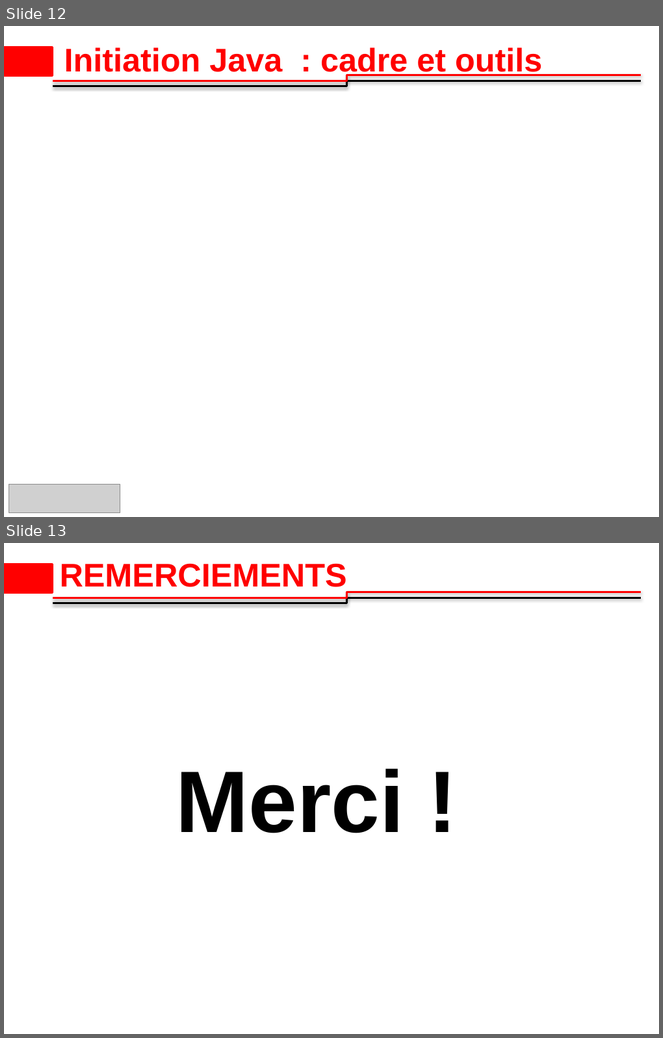
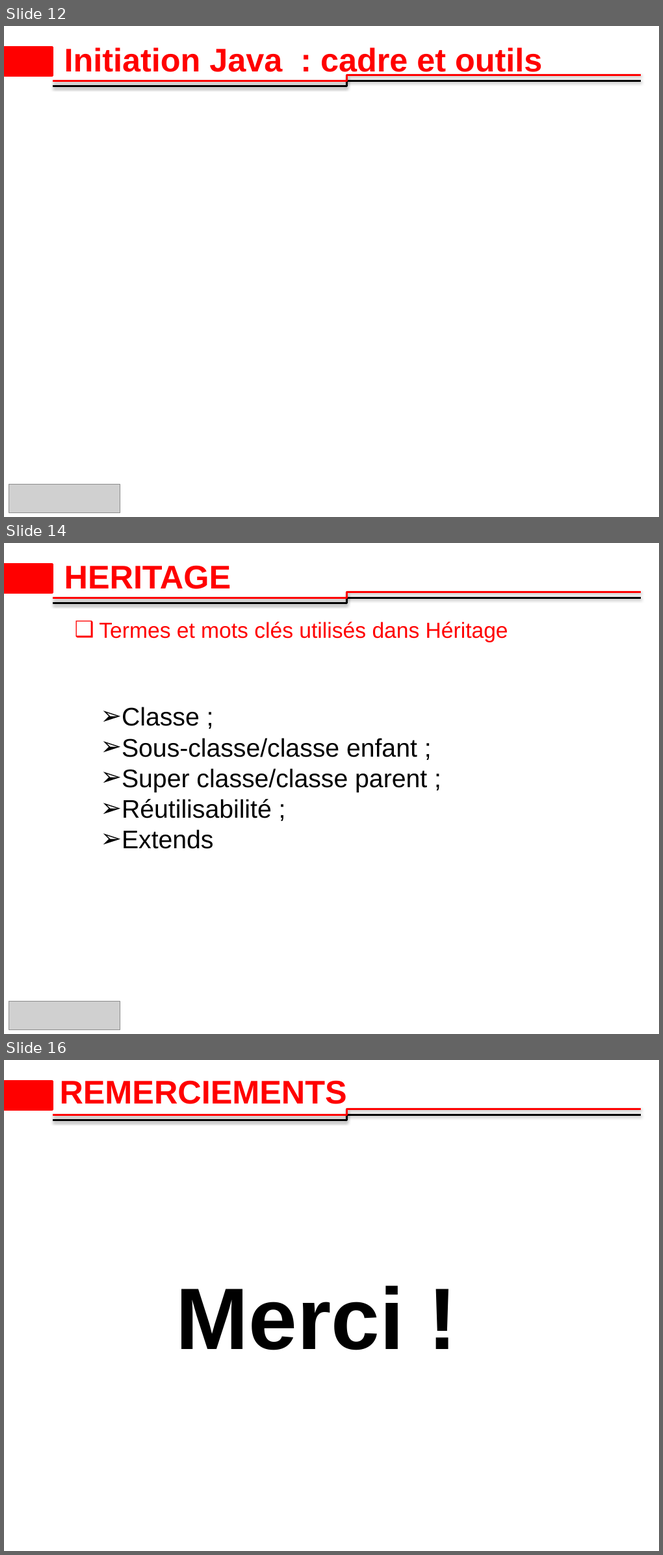
Before and after one commit to 2losky/Poo_Java, a slide deck: java-oop latest.pptx. Shown one above the other, each under a label of ours: slides 12 and 13 before the commit, slides 12, 14 and 16 after it; the slides between them are not shown. The pictures are 663x1038 and 663x1555 pixels, drawn with LibreOffice and Linux fonts; fonts in the diff are those of the drawing; grey boxes stand for pictures; background and template pictures are left out. Boxes give left, top, right and bottom in pixels: in the first picture for what was removed or moved away, otherwise in the second. Text is boxed around its words. In the diff, an @@ line names an element or a change of style, - is before the commit and + after.

```diff
--- a/java-oop latest.pptx
+++ b/java-oop latest.pptx
@@ slide 14 added at [4, 543, 659, 1034], background #FFFFFF; not listed: 3 template elements that a slide beside it also shows @@
@@ title added at [64, 565, 231, 589], 36 pt, text #FF0000, bold @@
+HERITAGE
@@ text added at [99, 622, 508, 642], 24 pt, text #FF0000 @@
+❑ Termes et mots clés utilisés dans Héritage
@@ text added at [122, 707, 427, 849], 28 pt, text #000000 @@
+➢ Classe ;
+➢ Sous-classe/classe enfant ;
+➢ Super classe/classe parent ;
+➢ Réutilisabilité ;
+➢ Extends
@@ picture added at [9, 1002, 120, 1030] @@
@@ what was slide 13 is now slide 16 @@
```
Also in this commit, not shown: 2 other slides added.
